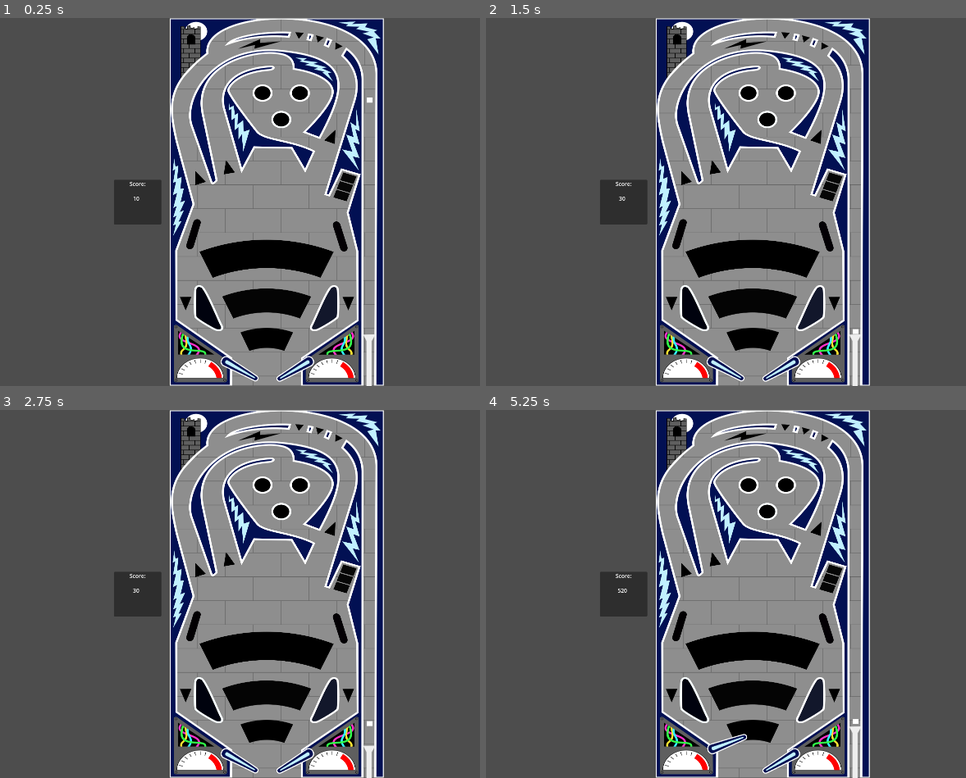
Above: before the commit, frames 1-4 (two rows, left to right).
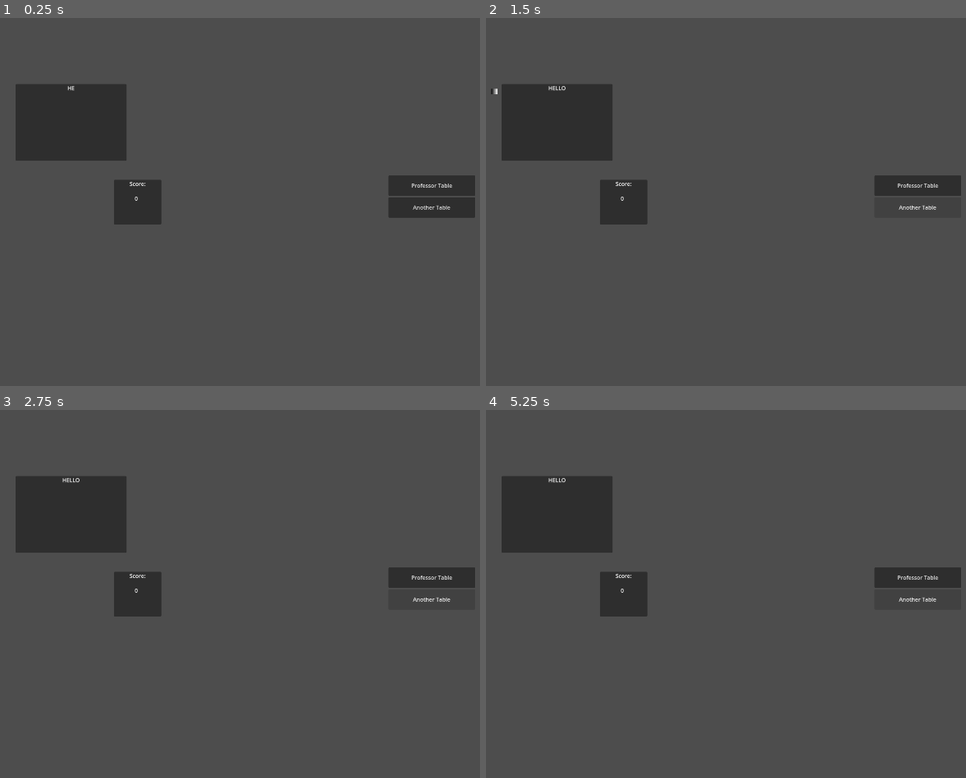
Above: after the commit, the same moments.

Repository: Rick2482/ExtremePinball
Game: Godot game, scene res://scenes/run/run.tscn
Two runs of this game, one before a commit and one after it. Both use one fixed random seed, a clock stepped at 60 frames per second and the inputs below. Before the commit the project starts from res://scenes/pinball.tscn.
Inputs (mouse positions are in pixels of both pictures, inside the frame that each line leads up to):
- Up to frame 1 (0.25 s): no input
- Up to frame 2 (1.5 s): click (918, 187) at 0.5 s, where only the run after the commit has a clickable "Professor Table"; click (918, 205) at 1.25 s, where only the run after the commit has a clickable "Another Table"
- Up to frame 3 (2.75 s): tap Enter at 2 s; hold Space (Shoot) from 2.03 s (still down)
- Up to frame 4 (5.25 s): release Space (Shoot) at 2.78 s; hold D (left-astens) 2.78-3.53 s; tap Space (Shoot) at 2.85, 3.5, 4.35, 5 s; hold Space (Shoot) 3.53-4.28 s; tap Enter at 4.25 s; hold D (left-astens) from 5.03 s (still down); hold Space (Shoot) from 5.03 s (still down)

The runs differ from the first frame. In frame 1, 50% of the frame differs, in the area x 3-99%, y 0-100%; in frame 2, 49%; in frame 3, 49%; in frame 4, 49%.

Commit message:
Added switching tables, notifier panel + minor fixes

Diff:
--- a/global/events.gd
+++ b/global/events.gd
@@ -1,3 +1,4 @@
 extends Node
 
 signal score_changed()
+signal show_notification(String)
--- a/project.godot
+++ b/project.godot
@@ -11,7 +11,7 @@
 [application]
 
 config/name="ExtremePinball"
-run/main_scene="res://scenes/pinball.tscn"
+run/main_scene="res://scenes/run/run.tscn"
 config/features=PackedStringArray("4.2", "GL Compatibility")
 config/icon="res://icon.svg"
 
--- a/scenes/ball.tscn
+++ b/scenes/ball.tscn
@@ -9,12 +9,10 @@
 [sub_resource type="CircleShape2D" id="CircleShape2D_lrnw1"]
 radius = 9.0
 
-[sub_resource type="Gradient" id="Gradient_hkl22"]
-offsets = PackedFloat32Array(1)
-colors = PackedColorArray(1, 1, 1, 1)
+[sub_resource type="Gradient" id="Gradient_1cbgt"]
 
-[sub_resource type="GradientTexture1D" id="GradientTexture1D_7oslp"]
-gradient = SubResource("Gradient_hkl22")
+[sub_resource type="GradientTexture1D" id="GradientTexture1D_u6wuh"]
+gradient = SubResource("Gradient_1cbgt")
 
 [node name="Ball" type="RigidBody2D"]
 collision_layer = 2
@@ -29,5 +27,6 @@
 shape = SubResource("CircleShape2D_lrnw1")
 
 [node name="Sprite2D" type="Sprite2D" parent="."]
-scale = Vector2(0.0664063, 14.5)
-texture = SubResource("GradientTexture1D_7oslp")
+position = Vector2(-3.45707e-06, 4.76837e-07)
+scale = Vector2(0.0703125, 16)
+texture = SubResource("GradientTexture1D_u6wuh")
--- a/scenes/kicker.tscn
+++ b/scenes/kicker.tscn
@@ -6,6 +6,10 @@
 height = 128.0
 
 [node name="Kicker" type="RigidBody2D"]
+collision_mask = 2
+freeze = true
+max_contacts_reported = 1
+contact_monitor = true
 script = ExtResource("1_xg8oc")
 
 [node name="CollisionShape2D" type="CollisionShape2D" parent="."]
--- a/scenes/pinball.gd
+++ /dev/null
@@ -1,20 +0,0 @@
-extends Node2D
-
-@export var run_stats: RunStats
-
-const BALL_SCENE: PackedScene = preload("res://scenes/ball.tscn")
-
-func _ready():
-	run_stats.score += 10
-
-func add_ball():
-	var new_ball = BALL_SCENE.instantiate()
-	new_ball.global_position = Vector2(1258, 212)
-	call_deferred("add_child", new_ball)
-
-func _on_ball_body_entered(body):
-	run_stats.score += 10
-
-func _on_exit_body_entered(body):
-	body.queue_free()
-	add_ball()
--- a/scenes/plunger.tscn
+++ b/scenes/plunger.tscn
@@ -9,6 +9,7 @@
 size = Vector2(29, 19)
 
 [node name="Plunger" type="Node2D"]
+position = Vector2(217, 56)
 script = ExtResource("1_d6oe5")
 
 [node name="RigidBody2D" type="RigidBody2D" parent="."]
--- /dev/null
+++ b/scenes/run/notifier.gd
@@ -0,0 +1,11 @@
+extends Panel
+
+@onready var label: Label = $Label
+@onready var animation_player: AnimationPlayer = $AnimationPlayer
+
+func _ready():
+	Events.show_notification.connect(_on_show_notification)
+
+func _on_show_notification(text: String):
+	animation_player.play("text")
+	label.text = text
--- a/scenes/run/run-stats.tres
+++ /dev/null
@@ -1,7 +0,0 @@
-[gd_resource type="Resource" script_class="RunStats" load_steps=2 format=3 uid="uid://bteb0gvhd2vow"]
-
-[ext_resource type="Script" path="res://custom-resources/run-stats.gd" id="1_fyhgj"]
-
-[resource]
-script = ExtResource("1_fyhgj")
-score = 0
--- /dev/null
+++ b/scenes/run/run.gd
@@ -0,0 +1,33 @@
+extends Node
+
+const PROFESSOR_TABLE: PackedScene = preload("res://scenes/tables/professor_table.tscn")
+const ANOTHER_TABLE: PackedScene = preload("res://scenes/tables/another_table.tscn")
+
+@onready var current_table: Node = $CurrentTable
+
+var stats: RunStats
+
+func _ready():
+	stats = RunStats.new()
+	$BaseUI/Score.run_stats = stats
+	Events.show_notification.emit("HELLO")
+
+func _change_table(scene: PackedScene) -> Node:
+	if current_table.get_child_count() > 0:
+		current_table.get_child(0).queue_free()
+
+	get_tree().paused = false
+	var new_table = scene.instantiate()
+	current_table.add_child(new_table)
+
+	return new_table
+
+func _on_professor_table_pressed():
+	var new_table := _change_table(PROFESSOR_TABLE)
+	new_table.run_stats = stats
+	new_table.add_ball(new_table.BALL_SPAWN_POSITION)
+
+func _on_another_table_pressed():
+	var new_table := _change_table(ANOTHER_TABLE)
+	new_table.run_stats = stats
+	new_table.add_ball(new_table.BALL_SPAWN_POSITION)
--- /dev/null
+++ b/scenes/run/run.tscn
@@ -0,0 +1,111 @@
+[gd_scene load_steps=7 format=3 uid="uid://dn5h4d2gnwgce"]
+
+[ext_resource type="Script" path="res://scenes/run/run.gd" id="1_al7my"]
+[ext_resource type="PackedScene" uid="uid://fxp4dtqfu4ww" path="res://scenes/ui/score.tscn" id="2_8lead"]
+[ext_resource type="Script" path="res://scenes/run/notifier.gd" id="3_tiv60"]
+
+[sub_resource type="Animation" id="Animation_2tlnq"]
+resource_name = "text"
+length = 0.5
+tracks/0/type = "value"
+tracks/0/imported = false
+tracks/0/enabled = true
+tracks/0/path = NodePath("Label:visible_ratio")
+tracks/0/interp = 1
+tracks/0/loop_wrap = true
+tracks/0/keys = {
+"times": PackedFloat32Array(0, 0.5),
+"transitions": PackedFloat32Array(1, 1),
+"update": 0,
+"values": [0.0, 1.0]
+}
+
+[sub_resource type="Animation" id="Animation_tappd"]
+length = 0.001
+tracks/0/type = "value"
+tracks/0/imported = false
+tracks/0/enabled = true
+tracks/0/path = NodePath("Label:visible_ratio")
+tracks/0/interp = 1
+tracks/0/loop_wrap = true
+tracks/0/keys = {
+"times": PackedFloat32Array(0),
+"transitions": PackedFloat32Array(1),
+"update": 0,
+"values": [0.0]
+}
+
+[sub_resource type="AnimationLibrary" id="AnimationLibrary_thk0m"]
+_data = {
+"RESET": SubResource("Animation_tappd"),
+"text": SubResource("Animation_2tlnq")
+}
+
+[node name="ExtremePinball" type="Node"]
+script = ExtResource("1_al7my")
+
+[node name="CurrentTable" type="Node" parent="."]
+
+[node name="BaseUI" type="CanvasLayer" parent="."]
+
+[node name="Score" parent="BaseUI" instance=ExtResource("2_8lead")]
+anchors_preset = 4
+anchor_top = 0.5
+anchor_bottom = 0.5
+offset_left = 509.0
+offset_top = -65.5
+offset_right = 648.0
+offset_bottom = 65.5
+grow_vertical = 2
+
+[node name="Tables" type="VBoxContainer" parent="BaseUI"]
+anchors_preset = 6
+anchor_left = 1.0
+anchor_top = 0.5
+anchor_right = 1.0
+anchor_bottom = 0.5
+offset_left = -607.0
+offset_top = -78.0
+offset_right = -353.0
+offset_bottom = 78.0
+grow_horizontal = 0
+grow_vertical = 2
+
+[node name="ProfessorTable" type="Button" parent="BaseUI/Tables"]
+custom_minimum_size = Vector2(40, 60)
+layout_mode = 2
+focus_mode = 0
+text = "Professor Table"
+
+[node name="AnotherTable" type="Button" parent="BaseUI/Tables"]
+custom_minimum_size = Vector2(40, 60)
+layout_mode = 2
+focus_mode = 0
+text = "Another Table"
+
+[node name="Notifier" type="Panel" parent="BaseUI"]
+offset_left = 221.0
+offset_top = 194.0
+offset_right = 546.0
+offset_bottom = 419.0
+script = ExtResource("3_tiv60")
+
+[node name="Label" type="Label" parent="BaseUI/Notifier"]
+layout_mode = 1
+anchors_preset = 15
+anchor_right = 1.0
+anchor_bottom = 1.0
+grow_horizontal = 2
+grow_vertical = 2
+text = "hello"
+horizontal_alignment = 1
+visible_characters = 0
+visible_ratio = 0.0
+
+[node name="AnimationPlayer" type="AnimationPlayer" parent="BaseUI/Notifier"]
+libraries = {
+"": SubResource("AnimationLibrary_thk0m")
+}
+
+[connection signal="pressed" from="BaseUI/Tables/ProfessorTable" to="." method="_on_professor_table_pressed"]
+[connection signal="pressed" from="BaseUI/Tables/AnotherTable" to="." method="_on_another_table_pressed"]
--- /dev/null
+++ b/scenes/tables/another_table.gd
@@ -0,0 +1 @@
+extends Table
--- /dev/null
+++ b/scenes/tables/another_table.tscn
@@ -0,0 +1,7 @@
+[gd_scene load_steps=2 format=3 uid="uid://2pyu14251mrq"]
+
+[ext_resource type="Script" path="res://scenes/tables/another_table.gd" id="1_3xl4a"]
+
+[node name="AnotherTable" type="Node2D"]
+script = ExtResource("1_3xl4a")
+BALL_SPAWN_POSITION = Vector2(200, 200)
--- /dev/null
+++ b/scenes/tables/professor_table.gd
@@ -0,0 +1,11 @@
+extends Table
+
+func _on_exit_body_entered(body):
+	body.queue_free()
+	add_ball(BALL_SPAWN_POSITION)
+
+func _on_left_kicker_body_entered(body):
+	add_score(KICKER_SCORE)
+
+func _on_right_kicker_body_entered(body):
+	add_score(KICKER_SCORE)
--- a/scenes/pinball.tscn
+++ b/scenes/tables/professor_table.tscn
@@ -1,21 +1,18 @@
-[gd_scene load_steps=10 format=3 uid="uid://cyejmhbnf4v7y"]
+[gd_scene load_steps=7 format=3 uid="uid://cyejmhbnf4v7y"]
 
-[ext_resource type="Texture2D" uid="uid://cinboyc3e28ky" path="res://assets/table.png" id="1_gs4tp"]
-[ext_resource type="Script" path="res://scenes/pinball.gd" id="1_v7hqd"]
-[ext_resource type="Resource" uid="uid://bteb0gvhd2vow" path="res://scenes/run/run-stats.tres" id="2_2jr1d"]
-[ext_resource type="PackedScene" uid="uid://de8gitwjn1n0n" path="res://scenes/ball.tscn" id="2_xmcvt"]
-[ext_resource type="PackedScene" uid="uid://cnkx07848770i" path="res://scenes/astens.tscn" id="3_xr81p"]
-[ext_resource type="PackedScene" uid="uid://ra677ah8nqns" path="res://scenes/plunger.tscn" id="4_sjw0w"]
-[ext_resource type="PackedScene" uid="uid://dremcbjx3e430" path="res://scenes/kicker.tscn" id="5_lyfqn"]
-[ext_resource type="PackedScene" uid="uid://fxp4dtqfu4ww" path="res://scenes/score.tscn" id="6_bcwik"]
+[ext_resource type="Script" path="res://scenes/tables/professor_table.gd" id="1_2awdt"]
+[ext_resource type="Texture2D" uid="uid://cinboyc3e28ky" path="res://assets/table.png" id="2_y60af"]
+[ext_resource type="PackedScene" uid="uid://cnkx07848770i" path="res://scenes/astens.tscn" id="3_fao0i"]
+[ext_resource type="PackedScene" uid="uid://ra677ah8nqns" path="res://scenes/plunger.tscn" id="4_olue0"]
+[ext_resource type="PackedScene" uid="uid://dremcbjx3e430" path="res://scenes/kicker.tscn" id="5_ciuba"]
 
 [sub_resource type="SegmentShape2D" id="SegmentShape2D_fmy54"]
 a = Vector2(198, 2)
 b = Vector2(-10, 2)
 
-[node name="Pinball" type="Node2D"]
-script = ExtResource("1_v7hqd")
-run_stats = ExtResource("2_2jr1d")
+[node name="ProfessorTable" type="Node2D"]
+script = ExtResource("1_2awdt")
+BALL_SPAWN_POSITION = Vector2(1258, 212)
 
 [node name="Walls" type="RigidBody2D" parent="."]
 collision_mask = 2
@@ -51,31 +48,29 @@
 [node name="Sprite2D" type="Sprite2D" parent="Walls"]
 position = Vector2(986, 540)
 scale = Vector2(0.7, 0.601563)
-texture = ExtResource("1_gs4tp")
+texture = ExtResource("2_y60af")
 
-[node name="Ball" parent="." instance=ExtResource("2_xmcvt")]
-position = Vector2(1258, 212)
-
-[node name="Left-Astens" parent="." instance=ExtResource("3_xr81p")]
+[node name="Left-Astens" parent="." instance=ExtResource("3_fao0i")]
 position = Vector2(823, 1000)
 rotation = 0.523599
 snap_angle = -50
 
-[node name="Right-Astens" parent="." instance=ExtResource("3_xr81p")]
+[node name="Right-Astens" parent="." instance=ExtResource("3_fao0i")]
 position = Vector2(1094, 1000)
 rotation = 2.61799
 keycode = "right-astens"
 
-[node name="Plunger" parent="." instance=ExtResource("4_sjw0w")]
+[node name="Plunger" parent="." instance=ExtResource("4_olue0")]
 position = Vector2(1257, 929)
 
-[node name="Left-Kicker" parent="." instance=ExtResource("5_lyfqn")]
-position = Vector2(797, 851)
-rotation = -0.447008
+[node name="Left-Kicker" parent="." instance=ExtResource("5_ciuba")]
+position = Vector2(792, 847)
+rotation = -0.446986
+freeze_mode = 1
 
-[node name="Right-Kicker" parent="." instance=ExtResource("5_lyfqn")]
-position = Vector2(1116, 851)
-rotation = -2.7118
+[node name="Right-Kicker" parent="." instance=ExtResource("5_ciuba")]
+position = Vector2(1119, 851)
+rotation = -2.69459
 
 [node name="Exit" type="Area2D" parent="."]
 position = Vector2(0, -1)
@@ -86,17 +81,6 @@
 position = Vector2(862, 1077)
 shape = SubResource("SegmentShape2D_fmy54")
 
-[node name="BaseUI" type="CanvasLayer" parent="."]
-
-[node name="Score" parent="BaseUI" instance=ExtResource("6_bcwik")]
-anchors_preset = 4
-anchor_top = 0.5
-anchor_bottom = 0.5
-offset_left = 509.0
-offset_top = -65.5
-offset_right = 648.0
-offset_bottom = 65.5
-grow_vertical = 2
-
-[connection signal="body_entered" from="Ball" to="." method="_on_ball_body_entered"]
+[connection signal="body_entered" from="Left-Kicker" to="." method="_on_left_kicker_body_entered"]
+[connection signal="body_entered" from="Right-Kicker" to="." method="_on_right_kicker_body_entered"]
 [connection signal="body_entered" from="Exit" to="." method="_on_exit_body_entered"]
--- /dev/null
+++ b/scenes/tables/table.gd
@@ -0,0 +1,38 @@
+class_name Table
+extends Node2D
+
+@export var BALL_SPAWN_POSITION: Vector2
+
+@export_group("Score points")
+@export var BUMPER_SCORE: int
+@export var DROP_SCORE: int
+@export var DROP_ALL_SCORE: int
+@export var KICKER_SCORE: int
+@export var LANE_SCORE: int
+@export var LANE_HUNT_SCORE: int
+@export var TARGET_HUNT_SCORE: int
+@export var ALL_BUMPERS_SCORE: int
+@export var LOOP_SCORE: int
+@export var JACKPOT_SCORE: int
+@export var WIZARD_LANE_SCORE: int
+@export var BONUS_SCORE: int
+@export var SKILL_SHOT_SCORE: int
+
+const RELEASE_FORCE = 750
+const NUDGE_V_FORCE = 300
+const NUDGE_H_FORCE = 300
+const NUDGE_VIEW_OFFSET = 10
+const FORCE_BUMPER = 700.0
+const FORCE_KICKER = 1200.0
+
+var run_stats: RunStats
+
+const BALL_SCENE: PackedScene = preload("res://scenes/ball.tscn")
+
+func add_ball(pos: Vector2):
+	var new_ball = BALL_SCENE.instantiate()
+	new_ball.global_position = pos
+	call_deferred("add_child", new_ball)
+
+func add_score(points):
+	run_stats.score += points
--- a/scenes/score.tscn
+++ b/scenes/ui/score.tscn
@@ -1,13 +1,17 @@
-[gd_scene load_steps=3 format=3 uid="uid://fxp4dtqfu4ww"]
+[gd_scene load_steps=4 format=3 uid="uid://fxp4dtqfu4ww"]
 
-[ext_resource type="Script" path="res://scenes/score.gd" id="1_lm6nb"]
-[ext_resource type="Resource" uid="uid://bteb0gvhd2vow" path="res://scenes/run/run-stats.tres" id="2_ynxit"]
+[ext_resource type="Script" path="res://scenes/ui/score.gd" id="1_lm6nb"]
+[ext_resource type="Script" path="res://custom-resources/run-stats.gd" id="2_vu11q"]
+
+[sub_resource type="Resource" id="Resource_8gp8m"]
+script = ExtResource("2_vu11q")
+score = 0
 
 [node name="Score" type="Panel"]
 offset_right = 139.0
 offset_bottom = 131.0
 script = ExtResource("1_lm6nb")
-run_stats = ExtResource("2_ynxit")
+run_stats = SubResource("Resource_8gp8m")
 
 [node name="ScoreText" type="Label" parent="."]
 layout_mode = 0
